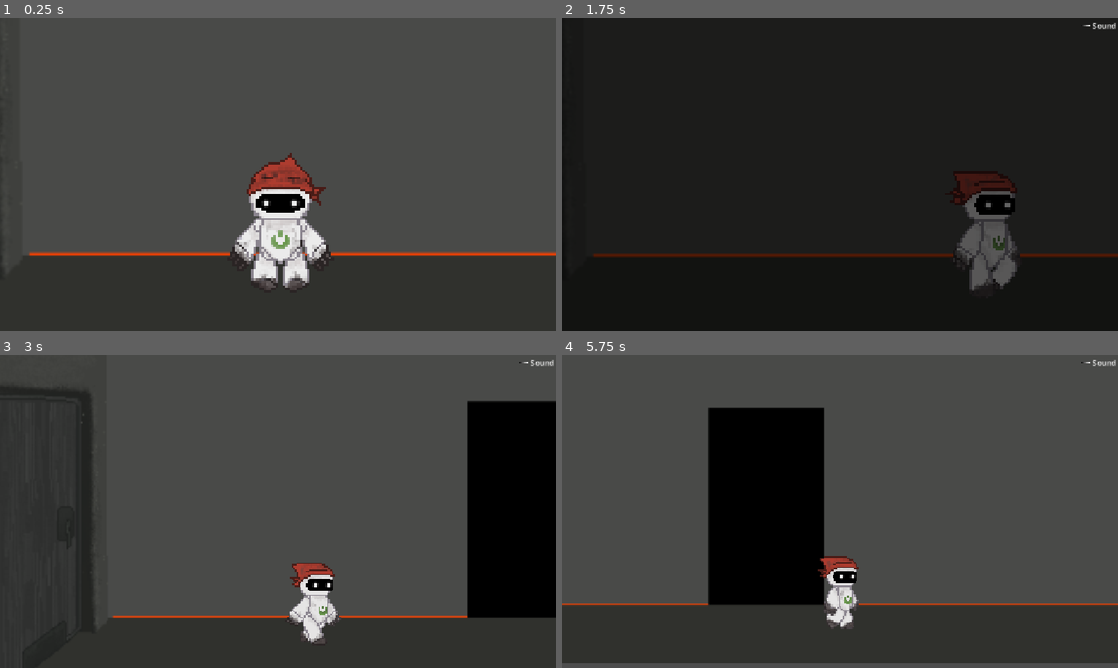
Above: before the commit, frames 1-4 (two rows, left to right).
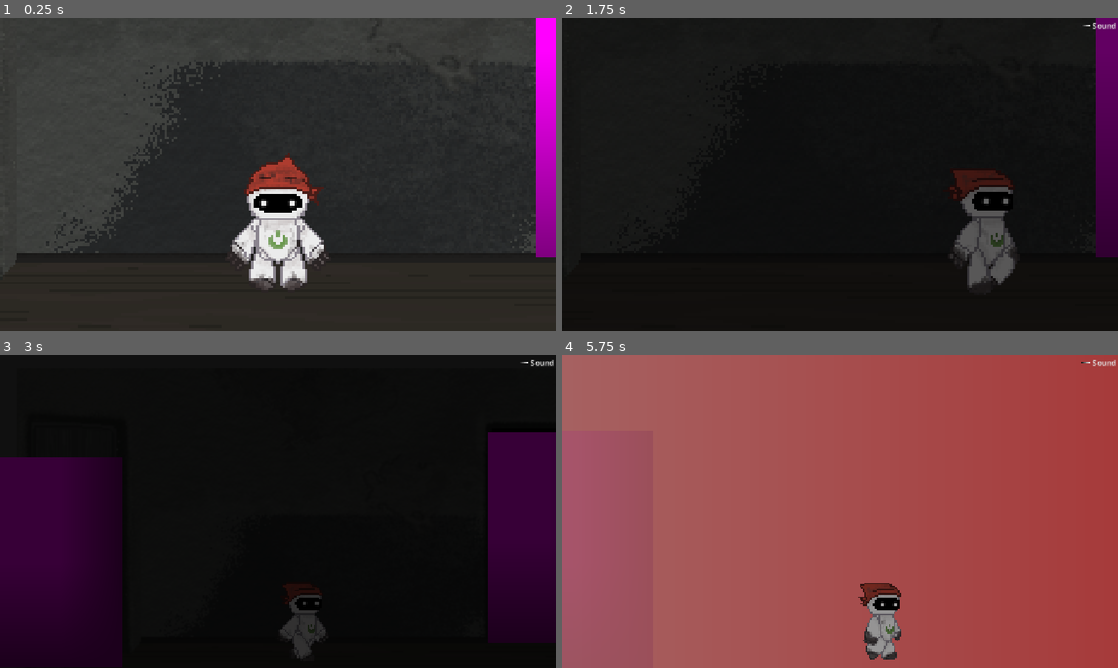
Above: after the commit, the same moments.

Repository: hruboson/R0B1E
Game: Godot game, scene res://scenes/intro/intro.tscn
Two runs of this game, one before a commit and one after it. Both use one fixed random seed, a clock stepped at 60 frames per second and the inputs below.
Inputs:
- Up to frame 1 (0.25 s): no input
- Up to frame 2 (1.75 s): tap Enter at 0.5 s; hold E (interact) 0.53-1.28 s; hold Right (right) from 0.53 s (still down); tap E (interact) at 1.35 s
- Up to frame 3 (3 s): release Right (right) at 2.03 s; hold A (left) 2.03-2.78 s; hold E (interact) 2.03-2.78 s; hold Right (right) from 2.78 s (still down); tap E (interact) at 2.85 s
- Up to frame 4 (5.75 s): hold E (interact) 3.53-4.28 s; release Right (right) at 4.28 s; hold A (left) 4.28-5.03 s; tap E (interact) at 4.35 s; hold Right (right) from 5.03 s (still down); hold E (interact) from 5.03 s (still down)

The runs differ from the first frame. In frame 1, 45% of the frame differs, in the area x 0-100%, y 0-87%; in frame 2, 5.6%; in frame 3, 95%; in frame 4, 100%, in the area x 0-100%, y 0-100%.

Commit message:
fix(intro): general bugs

Diff:
--- a/nodes/actors/door/door_openable.gd
+++ b/nodes/actors/door/door_openable.gd
@@ -2,7 +2,7 @@
 
 ########## EXPORTS ###########
 @export_file("*.tscn") var leads_to: String
-@export var inward: bool = true
+@export var inward: bool = false
 
 var player: Robot = null
 
--- a/nodes/actors/elevator/elevator.gd
+++ b/nodes/actors/elevator/elevator.gd
@@ -89,8 +89,8 @@
 	else:
 		transition_to(leads_to)
 
-func transition_to(leads_to: PackedScene) -> void:
-	get_tree().change_scene_to_packed(leads_to)
+func transition_to(to: PackedScene) -> void:
+	get_tree().change_scene_to_packed(to)
 
 ############################
 #          SIGNALS         #
--- a/nodes/actors/robot/robot.gd
+++ b/nodes/actors/robot/robot.gd
@@ -26,10 +26,18 @@
 var last_state: State = State.IDLE
 var energy: int = 10 # TODO balance this
 
+var is_intro_sequence: bool = false
+
 func _ready() -> void:
 	$CanvasLayer/FadeRect.show()
 	play_fade("fade_out")
 	fade_anim.connect("animation_finished", Callable(self, "_on_fade_finished"))
+
+	if not is_intro_sequence:
+		$Camera2D.enabled = true
+		$Camera2D.make_current()
+
+	$Camera2D.zoom = Vector2(3.2, 3.2)
 
 func _physics_process(delta: float) -> void:
 	if not is_on_floor(): # gravity
--- a/nodes/actors/robot/robot.tscn
+++ b/nodes/actors/robot/robot.tscn
@@ -195,9 +195,9 @@
 shape = SubResource("RectangleShape2D_02wwk")
 
 [node name="Camera2D" type="Camera2D" parent="." unique_id=2028687310]
-position = Vector2(-2, -58)
+position = Vector2(-2, -73.00001)
 scale = Vector2(4.0197024, -378.68054)
-zoom = Vector2(3, 3)
+zoom = Vector2(3.2, 3.2)
 position_smoothing_enabled = true
 
 [node name="AnimatedSprite" type="AnimatedSprite2D" parent="." unique_id=1732482102]
--- a/scenes/intro/intro.gd
+++ b/scenes/intro/intro.gd
@@ -35,9 +35,10 @@
 func spawn_controllable_robot() -> void:
 	# TODO fix the "jump" at the end
 	var robot_instance = robot_scene.instantiate() as CharacterBody2D
+	robot_instance.is_intro_sequence = true
 
 	robot_instance.global_position = anim_player.global_position
-	get_parent().add_child(robot_instance)
+	add_child(robot_instance)
 
 	dummy_robot.queue_free()
 
@@ -45,10 +46,6 @@
 	var target_zoom: Vector2 = robot_camera.zoom
 	var target_position: Vector2 = robot_camera.global_position
 	var target_offset = robot_camera.offset
-
-	scene_camera.set_position_smoothing_enabled(false)
-	robot_camera.enabled = false
-	robot_camera.set_position_smoothing_enabled(false)
 
 	var tween = get_tree().create_tween()
 	tween.set_parallel(true)
@@ -61,8 +58,9 @@
 
 	await tween.finished
 
-	scene_camera.global_position = robot_camera.global_position
-	scene_camera.offset = robot_camera.offset
+	#scene_camera.global_position = robot_camera.global_position
+	#scene_camera.offset = robot_camera.offset
 
+	scene_camera.queue_free()
 	robot_camera.enabled = true
-	scene_camera.queue_free()
+	robot_camera.make_current()
--- a/scenes/intro/intro.tscn
+++ b/scenes/intro/intro.tscn
@@ -26,6 +26,8 @@
 [ext_resource type="Texture2D" uid="uid://6gx0ckcyqg41" path="res://assets/robot/walk_right/walk4.png" id="23_gpn0k"]
 [ext_resource type="Texture2D" uid="uid://vpll5fc0024o" path="res://assets/hallway/hallway.png" id="24_qwu4n"]
 [ext_resource type="PackedScene" uid="uid://cmsjbwrfeweag" path="res://scenes/levels/level_1/level_1.tscn" id="26_4uilh"]
+[ext_resource type="PackedScene" uid="uid://cqnek0521s4y5" path="res://nodes/actors/door/door_quest.tscn" id="27_m56ce"]
+[ext_resource type="PackedScene" uid="uid://dmmjl7kvy4hc6" path="res://nodes/actors/door/door_openable.tscn" id="28_gvbtx"]
 
 [sub_resource type="RectangleShape2D" id="RectangleShape2D_02wwk"]
 size = Vector2(89.02239, 77.9035)
@@ -204,9 +206,11 @@
 }
 
 [sub_resource type="WorldBoundaryShape2D" id="WorldBoundaryShape2D_abt3p"]
+resource_local_to_scene = true
 distance = 1.0
 
 [sub_resource type="WorldBoundaryShape2D" id="WorldBoundaryShape2D_qwu4n"]
+resource_local_to_scene = true
 distance = 295.0
 
 [sub_resource type="SpriteFrames" id="SpriteFrames_xk0cr"]
@@ -234,23 +238,25 @@
 robot_scene = SubResource("PackedScene_pgosf")
 
 [node name="BG" type="Sprite2D" parent="." unique_id=1731893187]
+texture_filter = 1
 position = Vector2(1087, 504)
 texture = ExtResource("24_qwu4n")
 
 [node name="WorldBorder" type="StaticBody2D" parent="." unique_id=493420509]
 position = Vector2(-259, -77)
+metadata/_edit_lock_ = true
 
 [node name="CollisionShape2D" type="CollisionShape2D" parent="WorldBorder" unique_id=1378769372]
-position = Vector2(483, 668)
+position = Vector2(483, 667)
 shape = SubResource("WorldBoundaryShape2D_abt3p")
 
 [node name="CollisionShape2DLeft" type="CollisionShape2D" parent="WorldBorder" unique_id=1028604202]
-position = Vector2(0, 599)
+position = Vector2(0, 598)
 rotation = 1.5707964
 shape = SubResource("WorldBoundaryShape2D_qwu4n")
 
 [node name="CollisionShape2DRight" type="CollisionShape2D" parent="WorldBorder" unique_id=1913932725]
-position = Vector2(2694, 593)
+position = Vector2(2694, 592)
 rotation = -1.5707964
 shape = SubResource("WorldBoundaryShape2D_qwu4n")
 
@@ -270,6 +276,13 @@
 is_closed = true
 
 [node name="Camera2D" type="Camera2D" parent="." unique_id=173830378]
-position = Vector2(170, 538)
+position = Vector2(171, 538)
 zoom = Vector2(5, 5)
 position_smoothing_enabled = true
+
+[node name="DoorQuest" parent="." unique_id=2027972157 instance=ExtResource("27_m56ce")]
+position = Vector2(0, 516)
+
+[node name="Door" parent="." unique_id=821589660 instance=ExtResource("28_gvbtx")]
+position = Vector2(326, 487)
+leads_to = "uid://cmsjbwrfeweag"
--- a/scenes/levels/level_1/level_1.tscn
+++ b/scenes/levels/level_1/level_1.tscn
@@ -12,7 +12,7 @@
 [node name="Level1" type="Node2D" unique_id=1400742347]
 
 [node name="BG" type="Sprite2D" parent="." unique_id=950983732]
-position = Vector2(1279, 544)
+position = Vector2(1281, 544)
 texture = ExtResource("1_spwf2")
 
 [node name="WorldBorder" type="StaticBody2D" parent="." unique_id=1952808896]
@@ -22,11 +22,20 @@
 position = Vector2(574.75, 661)
 shape = SubResource("WorldBoundaryShape2D_014kd")
 
+[node name="CollisionShape2DLeft" type="CollisionShape2D" parent="WorldBorder" unique_id=438188767]
+position = Vector2(441, 585)
+rotation = 1.5707964
+shape = SubResource("WorldBoundaryShape2D_014kd")
+
+[node name="CollisionShape2DRight" type="CollisionShape2D" parent="WorldBorder" unique_id=1013054047]
+position = Vector2(2548, 584)
+rotation = -1.5707964
+shape = SubResource("WorldBoundaryShape2D_014kd")
+
 [node name="DoorR1" parent="." unique_id=930907932 instance=ExtResource("2_fngju")]
-position = Vector2(520, 544)
+position = Vector2(520, 546)
 scale = Vector2(0.8, 0.8)
 leads_to = "uid://dhvvkf1kxgksw"
-inward = false
 
 [node name="Robot" parent="." unique_id=2042197399 instance=ExtResource("1_014kd")]
 z_index = 50
--- a/scenes/levels/level_1/rooms/room_1.tscn
+++ b/scenes/levels/level_1/rooms/room_1.tscn
@@ -37,3 +37,4 @@
 z_index = 100
 position = Vector2(470, 449)
 leads_to = "uid://cmsjbwrfeweag"
+inward = true
Binary file changed: assets/hallway/hallway.png
